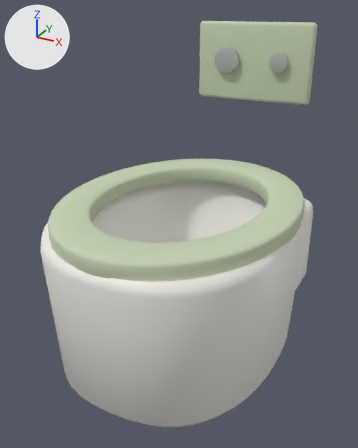
The glTF model public/models/furniture/wall-hung-toilet.glb: old version first, new version second.
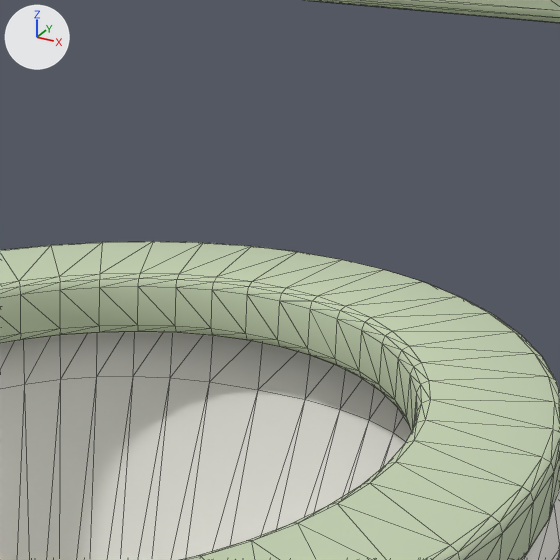
Each version is shown whole from a 50 mm lens placed at (0.358, -0.703, 0.577), pointed at (-0.014, -0.026, 0.238), then close up on the part from 46% to 85% of the width and 22% to 53% of the height. The lights are fixed; the arrows at upper left show +X, +Y and +Z. The last two pictures show the newer version. The close-ups show mesh edges as thin lines. Vertices at exactly the same position are counted once.

Script lines for the objects in view, before the commit:
```python
me_toilet_bowl_002 = bpy.data.meshes.new('toilet_bowl.002')
me_toilet_bowl_002.from_pydata(...)  # 1440 vertices, 2856 faces; spans x -0.19..0.19, y -0.28..0.28, z 0.0..0.55
# faces by material slot: [952, 564, 1340]
me_toilet_bowl_002.materials.append(mat_warm_porcelain)  # white #f1f0e8
me_toilet_bowl_002.materials.append(mat_brushed_steel)  # grey #b8bcb8
me_toilet_bowl_002.materials.append(mat_variant_surface)  # pale green #c5d3b3
ob_wall_hung_toilet = bpy.data.objects.new('wall-hung-toilet', me_toilet_bowl_002)
ob_wall_hung_toilet.location = (0.0, 0.0, 0.0)
```
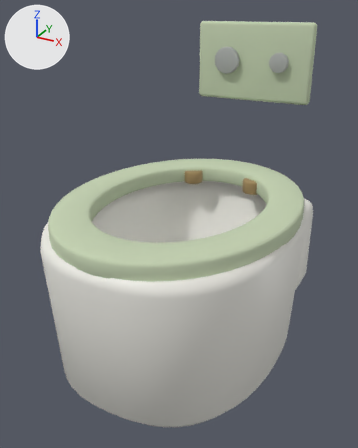
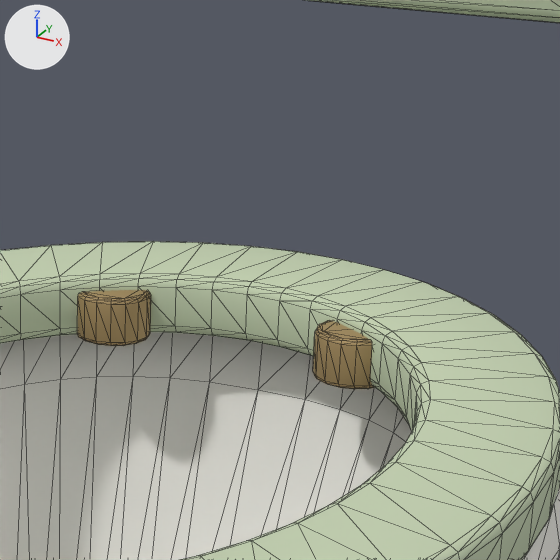
Boxes [x1, y1, x2, y2] around the edits, measured in the close-ups (560 x 560 px):
part 1 of me_toilet_bowl_002, added (brown): after [77, 290, 151, 346]
part 2 of me_toilet_bowl_002, added (brown): after [313, 320, 375, 389]

Edits to the bpy script that builds the scene:
```text
Add mat_joinery_aged_brass:
    mat_joinery_aged_brass = principled_material('joinery-aged-brass')
    mat_joinery_aged_brass.base_color = (0.41, 0.29, 0.13)  # brown #ac9365
    mat_joinery_aged_brass.metallic = 0.35
    mat_joinery_aged_brass.roughness = 0.66
Add mat_recess_shadow_detail:
    mat_recess_shadow_detail = principled_material('recess-shadow-detail')
    mat_recess_shadow_detail.base_color = (0.055, 0.065, 0.057)  # dark grey #424844
    mat_recess_shadow_detail.roughness = 0.97
Change me_toilet_bowl_002:
    used by ob_wall_hung_toilet; location = (0.0, 0.0, 0.0)
    remove me_toilet_bowl_002.from_pydata(...)  # 1440 vertices, 2856 faces; spans x -0.19..0.19, y -0.28..0.28, z 0.0..0.55
    add me_toilet_bowl_002.from_pydata(...)  # 1668 vertices, 3292 faces; spans x -0.19..0.19, y -0.28..0.28, z 0.0..0.55
    me_toilet_bowl_002 part 1: the loose piece of 96 vertices spanning x -0.075..-0.025, y 0.23..0.239, z 0.455..0.505 is copied, and the copy is multiplied about its middle by the matrix ((0.697, 0.0, 0.0), (0.0, 0.0, 0.662), (0.0, -2.477, 0.0)), then moved by (-0.011, -0.117, -0.205), in mat_joinery_aged_brass (brown #ac9365); it spans x -0.079..-0.043, y 0.1..0.134, z 0.264..0.287
    me_toilet_bowl_002 part 2: the loose piece of 96 vertices spanning x 0.037..0.073, y 0.23..0.239, z 0.462..0.498 is copied, and the copy is multiplied about its middle by the matrix ((0.977, 0.0, 0.0), (0.0, 0.0, 0.927), (0.0, -2.477, 0.0)), then moved by (0.006, -0.117, -0.205), in mat_joinery_aged_brass (brown #ac9365); it spans x 0.043..0.079, y 0.1..0.134, z 0.264..0.287
    other edits to the shape of me_toilet_bowl_002 do not show in these pictures
    add me_toilet_bowl_002.materials.append(mat_joinery_aged_brass)  # brown #ac9365
    add me_toilet_bowl_002.materials.append(mat_recess_shadow_detail)  # dark grey #424844
```
